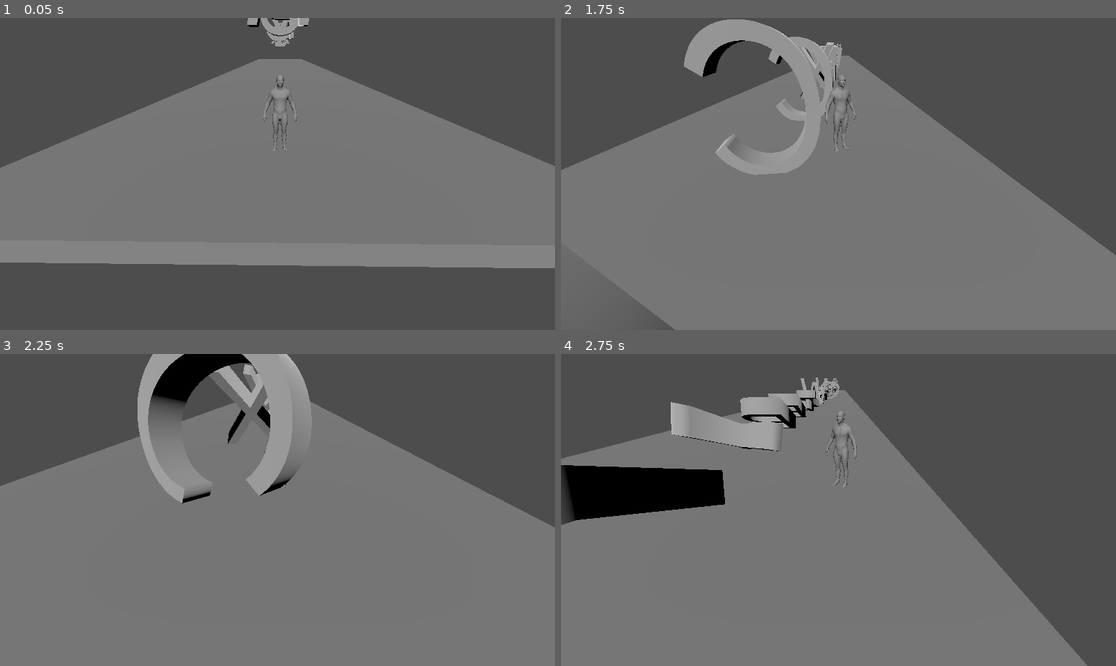
Above: before the commit, frames 1-4 (two rows, left to right).
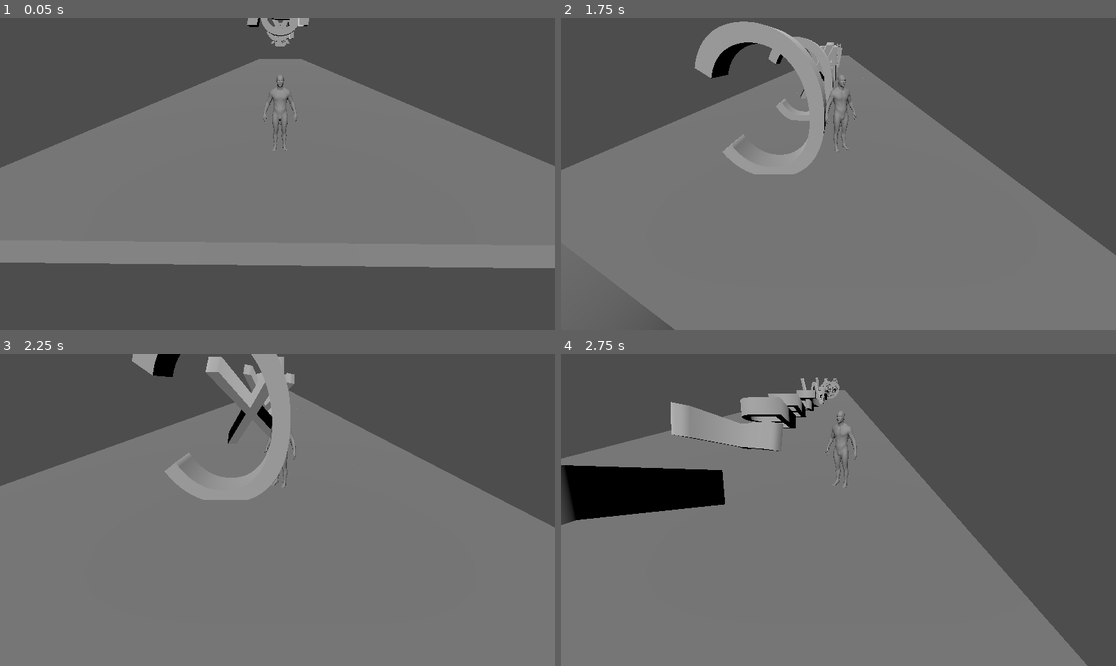
Above: after the commit, the same moments.

Repository: Togira123/Escape-the-Server
Game: Godot game, scene res://scenes/main.tscn
Same seed, same stepped clock (60 frames per second), same inputs: the game is played once before the commit and once after it.
Inputs:
- Up to frame 1 (0.05 s): no input
- Up to frame 2 (1.75 s): hold D (move_right) 0.53-1.28 s; tap Space (jump) at 0.77, 1.52 s; hold A (move_left) from 1.28 s (still down)
- Up to frame 3 (2.25 s): release A (move_left) at 2.03 s; hold D (move_right) from 2.03 s (still down)
- Up to frame 4 (2.75 s): keep holding D (move_right)

Frame 1 is identical in both runs. In frame 2, 1.7% of the frame differs, in the area x 16-97%, y 0-94%; in frame 3, 4.1%, in the area x 23-57%, y 0-48%; in frame 4, less than 0.1%.

Commit message:
added player hitbox and collision detection

Diff:
--- a/project.godot
+++ b/project.godot
@@ -47,6 +47,7 @@
 3d_physics/layer_1="Ground"
 3d_physics/layer_2="LetterGroundCollision"
 3d_physics/layer_3="LetterPlayerCollision"
+3d_physics/layer_4="Player"
 
 [rendering]
 
--- a/scenes/player.tscn
+++ b/scenes/player.tscn
@@ -9,6 +9,7 @@
 
 [node name="Player" type="CharacterBody3D"]
 transform = Transform3D(0.1, -3.48787e-17, 3.48787e-17, 3.48787e-17, 0.1, -3.48787e-17, -3.48787e-17, 3.48787e-17, 0.1, 0, 0, 0)
+collision_layer = 8
 script = ExtResource("1_i4csm")
 
 [node name="CollisionShape3D" type="CollisionShape3D" parent="."]
@@ -21,3 +22,14 @@
 [node name="RealisticWhiteMaleLowPoly" type="MeshInstance3D" parent="Pivot"]
 mesh = ExtResource("1_q61nx")
 skeleton = NodePath("")
+
+[node name="Hitbox" type="Area3D" parent="."]
+collision_layer = 0
+collision_mask = 4
+monitorable = false
+
+[node name="CollisionShape3D" type="CollisionShape3D" parent="Hitbox"]
+transform = Transform3D(1, 0, 0, 0, 1, 0, 0, 0, 1, 2.08165e-12, 41, 2.08165e-12)
+shape = SubResource("CapsuleShape3D_s8mlq")
+
+[connection signal="area_entered" from="Hitbox" to="." method="_on_hitbox_area_entered"]
--- a/scripts/player.gd
+++ b/scripts/player.gd
@@ -44,3 +44,7 @@
 		level.spawn_module(level.module_count * level.OFFSET)
 
 	move_and_slide()
+
+
+func _on_hitbox_area_entered(area):
+	print("Hit letter!") # Replace with function body.
